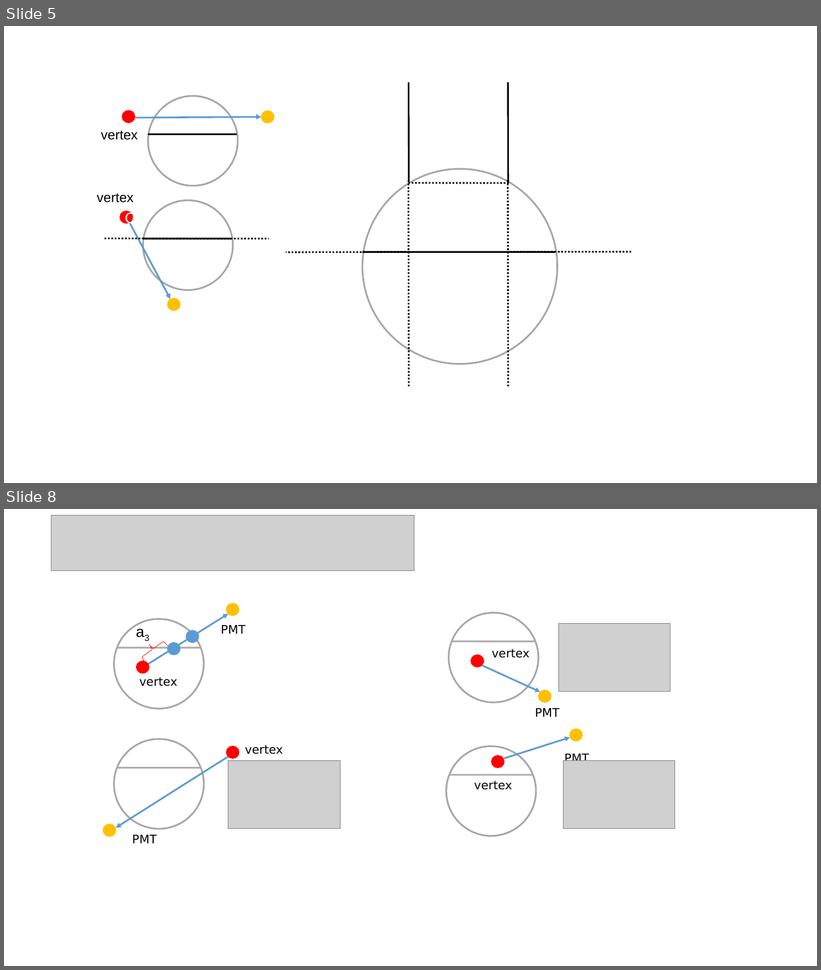
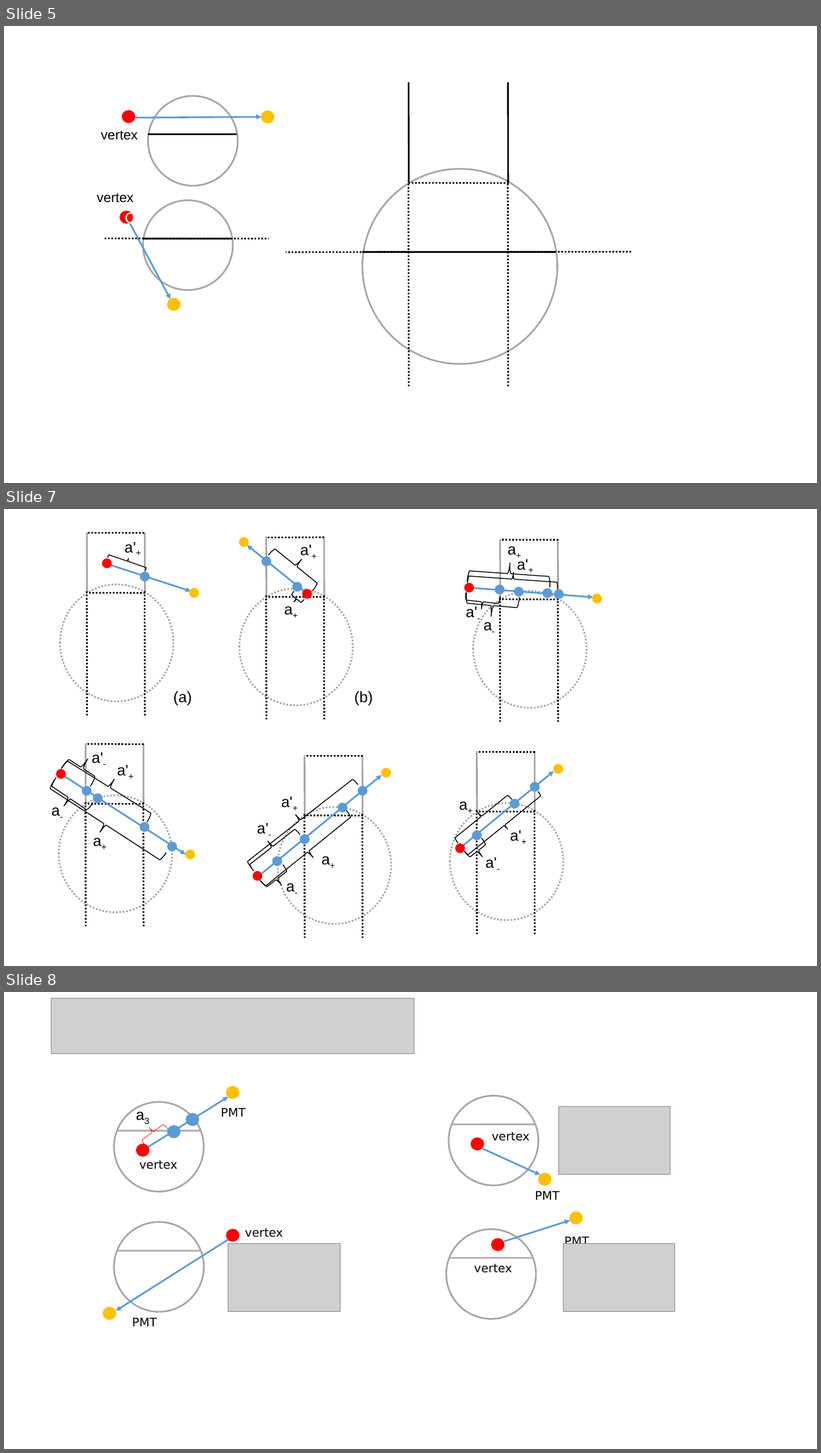
Before and after one commit to jhualberta/thesis, a slide deck: thesisPlots1.ppt. Shown one above the other, each under a label of ours: slides 5 and 8 before the commit, slides 5, 7 and 8 after it; the slides between them are not shown. The pictures are 821x970 and 821x1453 pixels, drawn with LibreOffice and Linux fonts; fonts in the diff are those of the drawing; grey boxes stand for pictures. Boxes give left, top, right and bottom in pixels: in the first picture for what was removed or moved away, otherwise in the second. Text is boxed around its words. In the diff, an @@ line names an element or a change of style, - is before the commit and + after.

```diff
--- a/thesisPlots1.ppt
+++ b/thesisPlots1.ppt
@@ slide 7 added at box(4, 509, 817, 966), background #FFFFFF @@
@@ group added at box(60, 533, 199, 716): 6 lines, 4 ellipses, 2 texts, 1 arrow, 1 freeform shape @@
+(a)
+a'+
@@ group added at box(464, 539, 601, 722): 7 ellipses, 6 lines, 4 freeform shapes, 4 texts, 1 arrow @@
+a'+
+a'-
+a-
+a+
@@ group added at box(239, 537, 373, 720): 6 lines, 5 ellipses, 3 texts, 2 freeform shapes, 1 arrow @@
+(b)
+a'+
+a+
@@ group added at box(44, 744, 195, 927): 7 ellipses, 6 lines, 4 texts, 4 freeform shapes, 1 arrow @@
+a'+
+a'-
+a-
+a+
@@ group added at box(450, 752, 563, 935): 6 ellipses, 6 lines, 3 freeform shapes, 3 texts, 1 arrow @@
+a'-
+a+
+a'+
@@ group added at box(242, 755, 391, 938): 7 ellipses, 6 lines, 4 texts, 4 freeform shapes, 1 arrow @@
+a'+
+a'-
+a-
+a+
```
Also in this commit, not shown: 3 slides changed, 1 slide removed, 4 other files.
